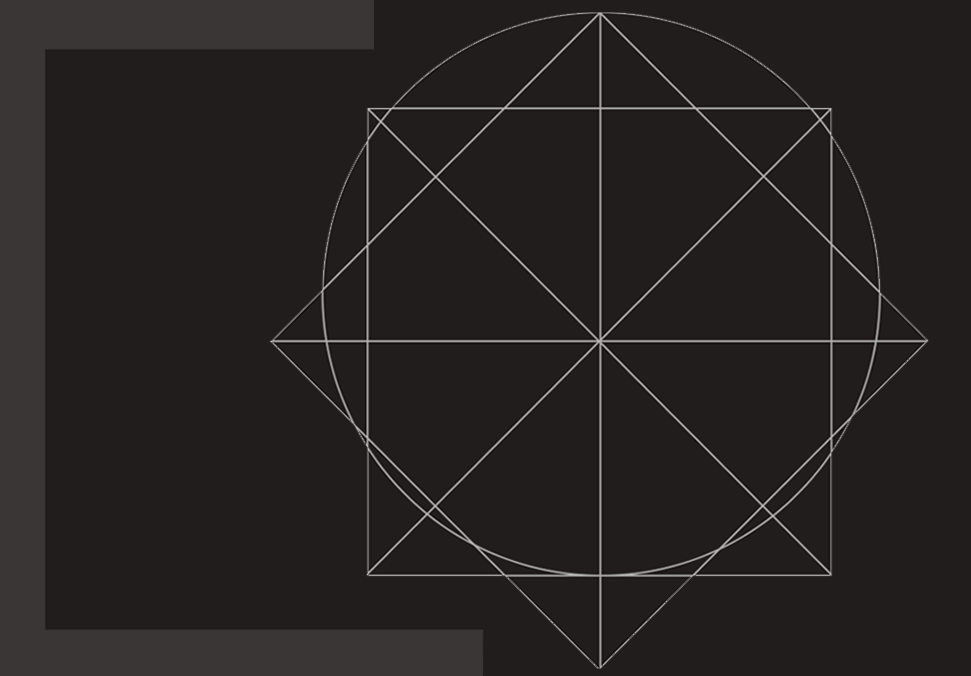
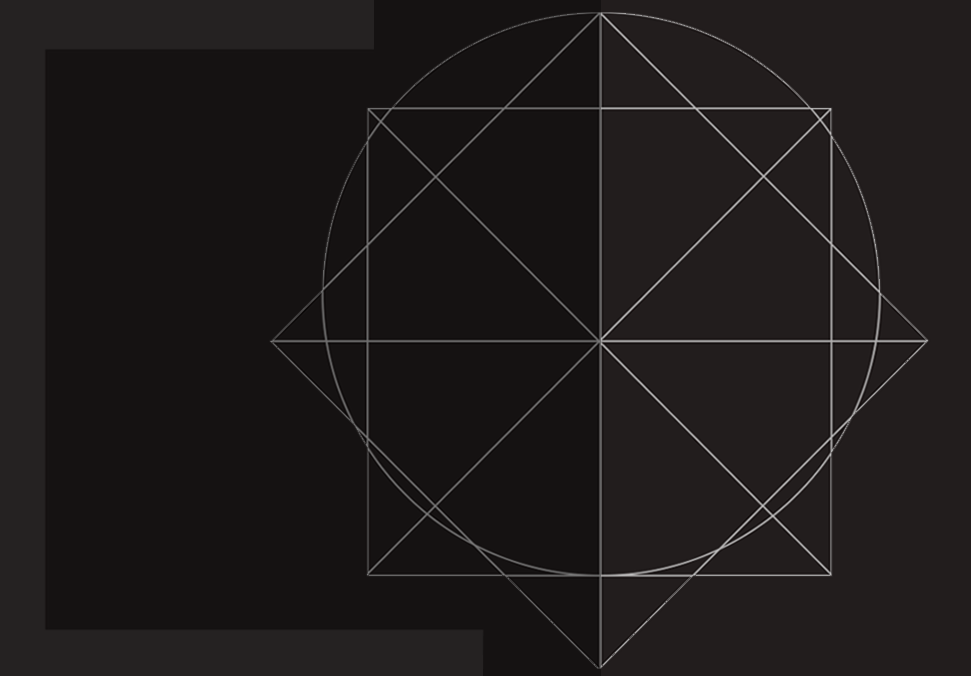
Layer changes from the first (971, 676) image to the second:
added layer "Layer 11" (37%) above "Layer 10" over left=0, top=0, right=601, bottom=676
